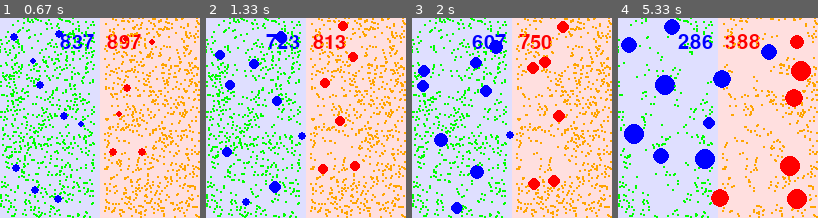
Above: before the commit, frames 1-4 (left to right).
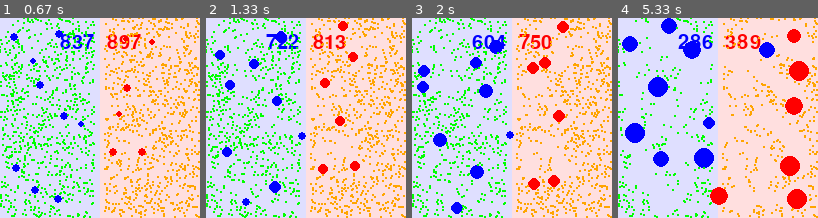
Above: after the commit, the same moments.

Repository: TOEGENT/pygame_project
Game: pygame game, started from main.py
Same seed, same stepped clock (60 frames per second), same inputs: the game is played once before the commit and once after it.
Inputs (mouse positions are in pixels of both pictures, inside the frame that each line leads up to):
- Up to frame 1 (0.67 s): click (100, 118) at 0.38 s
- Up to frame 2 (1.33 s): click (326, 162) at 0.72 s; click (378, 188) at 1.05 s
- Up to frame 3 (2 s): click (464, 78) at 1.38 s; click (514, 138) at 1.72 s
- Up to frame 4 (5.33 s): click (770, 150) at 2.05 s; click (770, 100) at 2.38 s; click (790, 102) at 2.72 s; click (654, 92) at 3.05 s; click (658, 50) at 3.38 s; click (662, 138) at 3.72 s; click (688, 176) at 4.05 s; click (674, 82) at 4.38 s; click (654, 130) at 4.72 s; click (786, 114) at 5.05 s

Frame 1 is identical in both runs. In frame 2, 0.2% of the frame differs, in the area x 13-47%, y 8-68%; in frame 3, 0.5%; in frame 4, 5.4%, in the area x 0-99%, y 0-95%.

Commit message:
добавли отталкивание от стен

Diff:
--- a/ai/ai.py
+++ b/ai/ai.py
@@ -8,6 +8,10 @@
     def update_reflexes():
         total_x=ball.pos[0]
         total_y=ball.pos[1]
+        wall_dist_left = ball.pos[0]
+        wall_dist_right = config.WINDOW_WIDTH-ball.pos[0]
+        wall_dist_down = ball.pos[1]
+        wall_dist_top = config.WINDOW_HEIGHT-ball.pos[1]
         for neighbour in neighbours:
             dx = neighbour.pos[0]-ball.pos[0]
             dy = neighbour.pos[1]-ball.pos[1]
@@ -37,6 +41,14 @@
                 n_future_y = future_dy/dist_future
                 total_x+=(nx + 0.3*n_future_x)*(danger_factor * neighbour.mass/dist)
                 total_y+=(ny+0.3*n_future_y)*danger_factor * neighbour.mass/dist
+        if wall_dist_left<ball.radius*3:
+            total_x+=1/(1+wall_dist_left)**2
+        if wall_dist_down<ball.radius*3:
+            total_y+=1/(1+wall_dist_down)**2
+        if wall_dist_right<ball.radius*3:
+            total_x-=1/(1+wall_dist_right)**2
+        if wall_dist_top<ball.radius:
+            total_y-=1/(1+wall_dist_top)**2
         return (total_x,total_y)
     reflexes = update_reflexes()
     result[0]+=reflexes[0]
